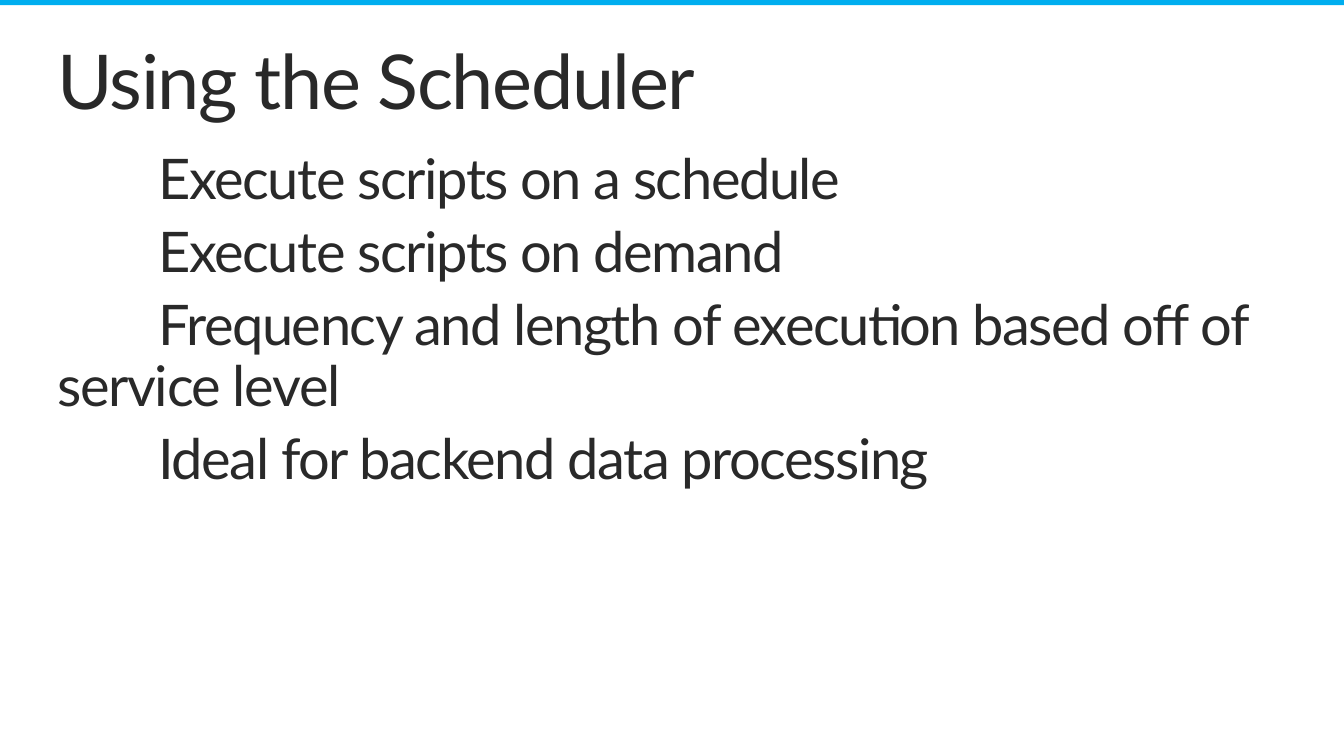
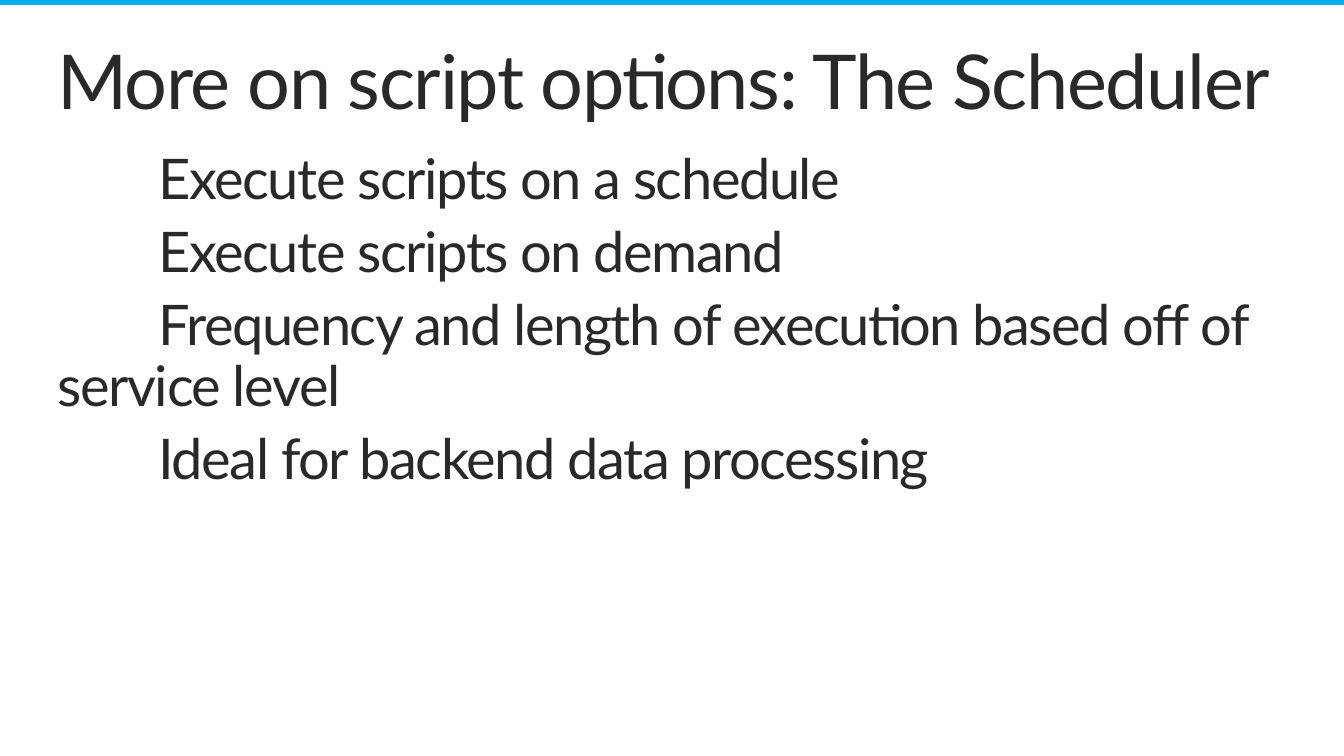
Before and after one commit to nickharris/Presentation-Windows8AndWindowsAzureMobileServices, a slide deck: slide 19 of Windows8AndWindowsAzureMobileServices.pptx (slide 18 before the commit). Drawn at 1344x756 pixels with LibreOffice and Linux fonts; fonts in the diff are those of the drawing; background and template pictures are left out. Boxes give left, top, right and bottom in pixels: in the first picture for what was removed or moved away, otherwise in the second. Text is boxed around its words. In the diff, an @@ line names an element or a change of style, - is before the commit and + after.

```diff
--- a/Windows8AndWindowsAzureMobileServices.pptx
+++ b/Windows8AndWindowsAzureMobileServices.pptx
@@ title at (57, 53, 1270, 122): text changed @@
-Using the Scheduler
+More on script options: The Scheduler
```
Also in this commit, not shown: 13 other slides changed, 4 slides added, 1 slide removed.
